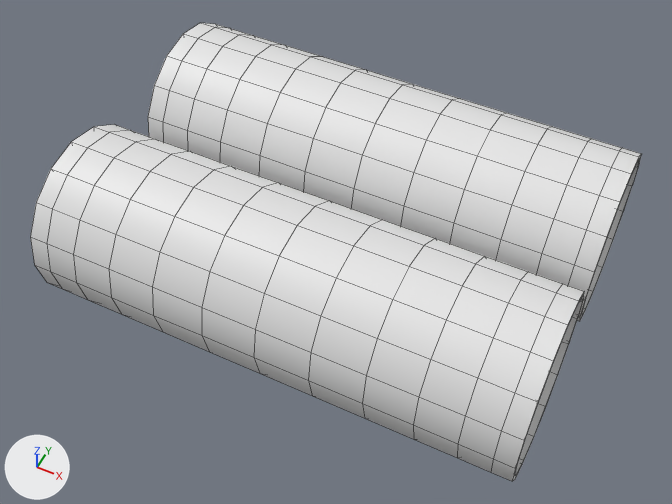
The FBX model Assets/Content/pipe-straight.fbx: old version first, new version second.
One viewpoint serves both versions: a 50 mm camera at (0.577, -1.198, 1.692) aimed at (-0.011, -0.021, 0.221). Arrows for +X, +Y and +Z are at lower left; the lights stay in place. Mesh edges are drawn as thin lines. Where no turn or scale is listed for an object, it has been applied to the vertices.

The scene before the commit, as lines of its bpy script (objects in view):
```python
me_beziercurve_001 = bpy.data.meshes.new('BezierCurve.001')
me_beziercurve_001.from_pydata(...)  # 832 vertices, 832 faces; spans x -0.499..0.501, y -0.38..0.38, z 0.118..0.478
ob_beziercurve_002 = bpy.data.objects.new('BezierCurve.002', me_beziercurve_001)
ob_beziercurve_002.location = (0.0, 0.0, 0.0)
```
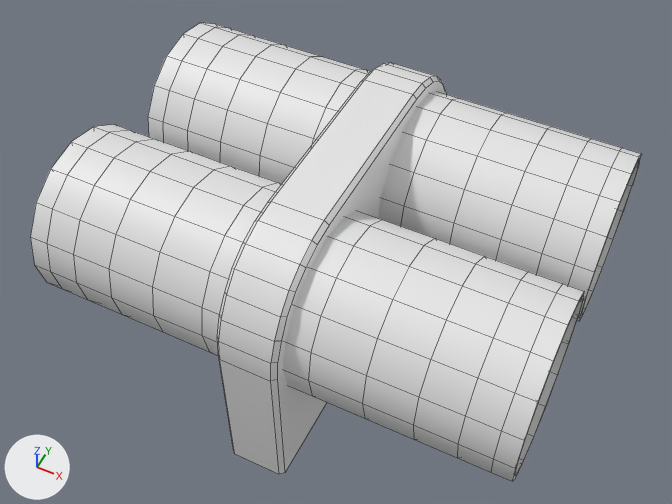
Where the change shows, as pixel boxes (x1, y1, x2, y2) in the pictures (672 x 504 px):
part 1 of me_beziercurve_001, added: after (217, 62, 447, 474)

What the commit changed:
me_beziercurve_001 is used by ob_beziercurve_002; location (0.0, 0.0, 0.0).
me_beziercurve_001 had 832 vertices, 832 faces and spanned x -0.499..0.501, y -0.38..0.38, z 0.118..0.478.
me_beziercurve_001 now has 904 vertices, 886 faces and spans x -0.499..0.501, y -0.41..0.41, z -0.045..0.51.
me_beziercurve_001 part 1: a new loose piece of 72 vertices spanning x -0.062..0.062, y -0.41..0.41, z -0.045..0.51.
